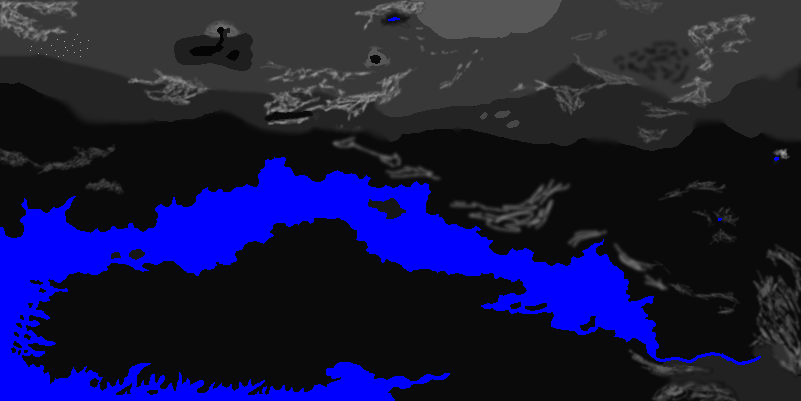
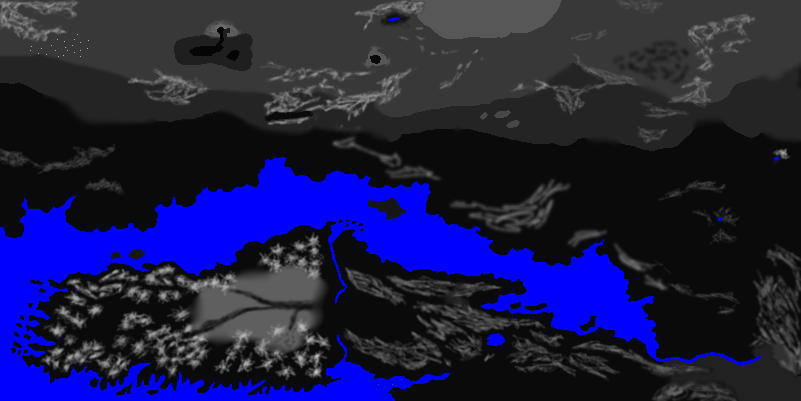
The second 801px x 401px image is a revision of the first. Changes to its layers:
moved "map_heights.tga" above "ground_Types", painted on it over [40, 218, 636, 396]
showed "ground_Types", moved it above "Climates", painted on it over [40, 218, 636, 396]
showed "Climates", painted on it over [40, 218, 636, 396]
